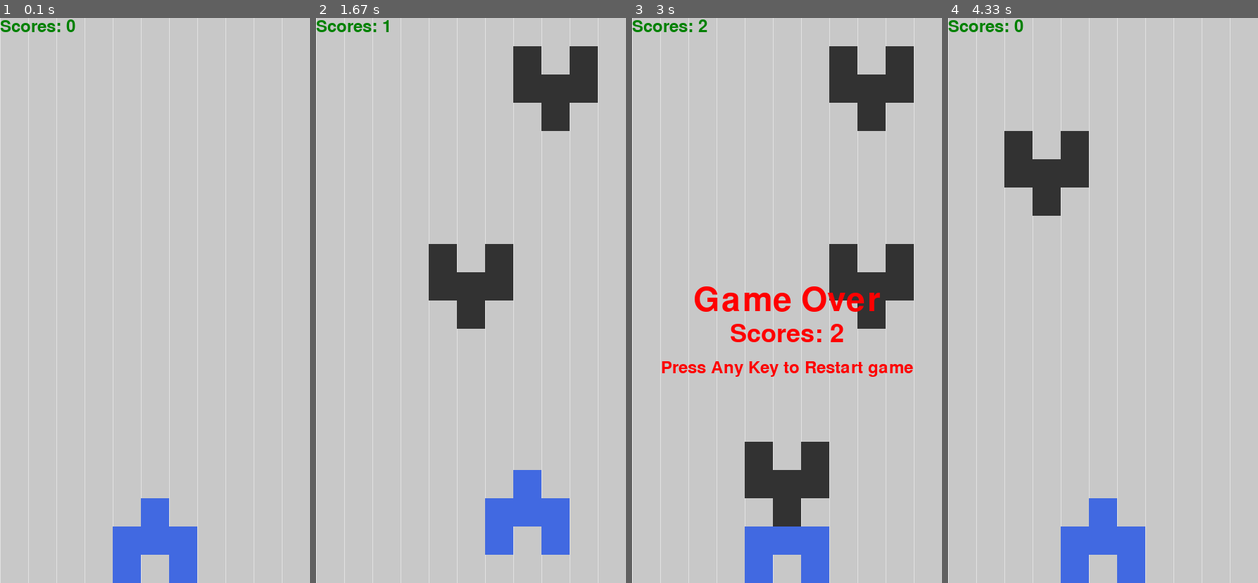
Above: before the commit, frames 1-4 (left to right).
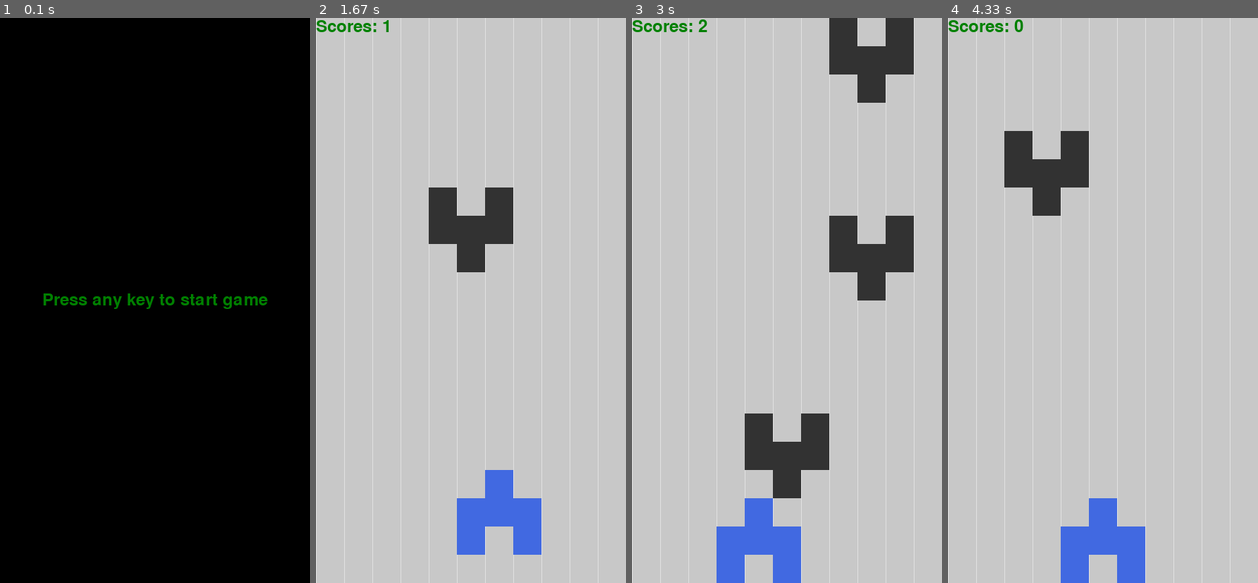
Above: after the commit, the same moments.

Repository: BigShuang/simple-brick-games-by-pygame
Game: pygame game, started from car_racing.py
The game is run twice, just before and just after one commit, with the same random seed, the same clock (stepped at 60 frames per second) and the same inputs.
Inputs:
- Up to frame 1 (0.1 s): no input
- Up to frame 2 (1.67 s): hold Right 0.33-0.8 s; hold Up 0.83-1.13 s; hold Right 1.17-1.63 s
- Up to frame 3 (3 s): hold Left 1.67-2.2 s; hold Down 2.23-2.53 s; hold Left 2.57-2.97 s
- Up to frame 4 (4.33 s): hold Right 3.4-4.03 s; hold Down from 4.07 s (still down)

The runs differ from the first frame. In frame 1, 100% of the frame differs, in the area x 0-100%, y 0-100%; in frame 2, 12%; in frame 3, 14%; in frame 4, nothing differs.

Commit message:
add pong breakout todo: collide with bat and bricks

Diff:
--- a/1 car racing/car_racing_7.py
+++ b/1 car racing/car_racing_7.py
@@ -34,19 +34,12 @@
     ]
 }
 
-DIRECTIONS = {
-    "UP": (0, -1),
-    "DOWN": (0, 1),
-    "LEFT": (-1, 0),
-    "RIGHT": (1, 0),
-}
-
 
 pygame.init() # pygame初始化，必须有，且必须在开头
 # 创建主窗体
 clock=pygame.time.Clock() # 用于控制循环刷新频率的对象
 win=pygame.display.set_mode((WIN_WIDTH,WIN_HEIGHT))
-
+pygame.display.set_caption('Car Racing by Big Shuang')
 
 FONTS = [
     pygame.font.Font(pygame.font.get_default_font(), font_size) for font_size in [48, 36, 24]
@@ -180,7 +173,7 @@
 text_rect = start_info.get_rect(center=(WIN_WIDTH / 2, WIN_HEIGHT / 2))
 win.blit(start_info, text_rect)
 
-running = True
+running = False
 move_cr = [0, 0]
 
 while True:
--- a/car_racing.py
+++ b/car_racing.py
@@ -1,10 +1,9 @@
 import pygame
 import sys
-import time
 import random
 
 C, R = 11, 20  # 11列， 20行
-CELL_SIZE = 40
+CELL_SIZE = 40  # 格子尺寸
 
 FPS=60 # 游戏帧率
 MOVE_SPACE = 10  # 敌人移动速度（单位，帧）
@@ -21,7 +20,7 @@
     "over": (255,0,0)
 }
 
-CARS = {
+CARS = {  # 车的形状，即格子位置
     "player": [
         [0, 1, 0],
         [1, 1, 1],
@@ -34,6 +33,7 @@
     ]
 }
 
+
 DIRECTIONS = {
     "UP": (0, -1),
     "DOWN": (0, 1),
@@ -47,10 +47,11 @@
 clock=pygame.time.Clock() # 用于控制循环刷新频率的对象
 win=pygame.display.set_mode((WIN_WIDTH,WIN_HEIGHT))
 
-
+# 大中小三种字体，48,36,24
 FONTS = [
     pygame.font.Font(pygame.font.get_default_font(), font_size) for font_size in [48, 36, 24]
 ]
+
 
 class Block(pygame.sprite.Sprite):
     def __init__(self, c, r, color="bg"):
@@ -180,7 +181,7 @@
 text_rect = start_info.get_rect(center=(WIN_WIDTH / 2, WIN_HEIGHT / 2))
 win.blit(start_info, text_rect)
 
-running = True
+running = False
 
 while True:
     # 获取所有事件
--- /dev/null
+++ b/pong_breakout.py
@@ -0,0 +1,181 @@
+import pygame
+import sys
+import random
+
+C, R = 12, 20  # 11列， 20行
+
+BAT_LENGTH = 4
+CELL_SIZE = 40  # 格子尺寸
+PADDING = 2  # 间距
+
+FPS=20 # 游戏帧率
+MOVE_SPACE = 10  # 敌人移动速度（单位，帧）
+
+WIN_WIDTH = CELL_SIZE * C  # 窗口宽度
+WIN_HEIGHT = CELL_SIZE * R  # 窗口高度
+
+COLORS = {
+    "bg": (200, 200, 200),
+    "player": (65, 105, 225),  # RoyalBlue
+    "ball": (200, 50, 50),
+    "brick": (50, 50, 50),
+    "line": (225, 225, 225),
+    "score": (0,128,0),  # SpringGreen
+    "over": (255,0,0)
+}
+
+
+DIRECTIONS = {
+    "UP": (0, -1),
+    "DOWN": (0, 1),
+    "LEFT": (-1, 0),
+    "RIGHT": (1, 0),
+}
+
+
+pygame.init() # pygame初始化，必须有，且必须在开头
+# 创建主窗体
+clock=pygame.time.Clock() # 用于控制循环刷新频率的对象
+win=pygame.display.set_mode((WIN_WIDTH,WIN_HEIGHT))
+
+# 大中小三种字体，48,36,24
+FONTS = [
+    pygame.font.Font(pygame.font.get_default_font(), font_size) for font_size in [48, 36, 24]
+]
+
+
+class Brick(pygame.sprite.Sprite):
+    def __init__(self, c, r, color="bg"):
+        super().__init__()
+
+        self.cr = [c, r]
+        brick_x = c * CELL_SIZE + PADDING
+        brick_y = r * CELL_SIZE + PADDING
+
+        self.image  = pygame.Surface((CELL_SIZE - 2 * PADDING, CELL_SIZE - 2 * PADDING))
+        self.image.fill(COLORS[color])
+
+        self.rect = self.image.get_rect()
+
+        self.rect.move_ip(brick_x, brick_y)
+
+
+class BrickManager(pygame.sprite.Group):
+    def __init__(self, rnum):
+        super().__init__()
+        for ri in range(rnum):
+            for ci in range(C):
+                brick = Brick(ci, ri, "brick")
+                self.add(brick)
+
+
+class Ball(Brick):
+    def __init__(self, c, r, color="ball"):
+        super().__init__(c, r, color)
+
+        self.direction = [1, -1]
+
+    def move(self):
+        new_c = self.cr[0] + self.direction[0]
+        self.cr[0] = new_c
+        bat_x = new_c * CELL_SIZE + PADDING
+
+        self.rect.left = bat_x
+
+        new_r = self.cr[1]  + self.direction[1]
+        self.cr[1] = new_r
+        bat_y = new_r * CELL_SIZE + PADDING
+
+        self.rect.top = bat_y
+
+    def check_collide_with_wall(self):
+        new_c = self.cr[0] + self.direction[0]
+        if not (0 <= new_c < C):
+            print("change direction 0")
+            self.direction[0] = -self.direction[0]
+
+        new_r = self.cr[1]  + self.direction[1]
+        if new_r < 0:
+            print("change direction 1")
+            self.direction[1] = -self.direction[1]
+        elif new_r >= R:
+            return False
+
+        return True
+
+
+class Bat(pygame.sprite.Sprite):
+    def __init__(self, c, batlen):
+        super().__init__()
+
+        self.cnum = batlen
+        self.c = c
+        bat_x = c * CELL_SIZE
+        bat_y = ( R - 1 ) * CELL_SIZE
+
+        self.image = pygame.Surface((CELL_SIZE * self.cnum, CELL_SIZE))
+        self.image.fill(COLORS["player"])
+
+        self.rect = self.image.get_rect()
+
+        self.rect.move_ip(bat_x, bat_y)
+
+    def move(self, mc):
+        new_c = self.c + mc
+        if 0 <= new_c <= C - self.cnum:
+
+            self.c = new_c
+            bat_x = self.c * CELL_SIZE
+
+            self.rect.left = bat_x
+
+
+
+bm = BrickManager(4)
+bat = Bat((C - BAT_LENGTH) // 2 , BAT_LENGTH)
+ball = Ball(C // 2 - 1,  R - 2)
+
+running = True
+move_c = 0
+
+while True:
+    # 获取所有事件
+    for event in pygame.event.get():
+        if event.type == pygame.QUIT:
+            # 判断当前事件是否为点击右上角退出键
+            pygame.quit()
+            sys.exit()
+
+        if event.type == pygame.KEYDOWN:
+            if running:
+                if event.key == pygame.K_LEFT or event.key == ord('a'):
+                    move_c = -1
+                if event.key == pygame.K_RIGHT or event.key == ord('d'):
+                    move_c = 1
+
+        elif event.type == pygame.KEYUP:
+            if running:
+                if (event.key == pygame.K_LEFT or event.key == ord('a')) and move_c == -1:
+                    move_c = 0
+                if (event.key == pygame.K_RIGHT or event.key == ord('d')) and move_c == 1:
+                    move_c = 0
+
+    if running:
+        # Fill the screen with black
+        win.fill(COLORS["bg"])
+
+    bm.draw(win)
+
+    if ball.check_collide_with_wall():
+        ball.move()
+
+    win.blit(ball.image, ball.rect)
+
+    bat.move(move_c)
+    win.blit(bat.image, bat.rect)
+
+
+
+    clock.tick(FPS) # 控制循环刷新频率,每秒刷新FPS对应的值的次数
+
+    pygame.display.update()
Not shown, changed: README.md
